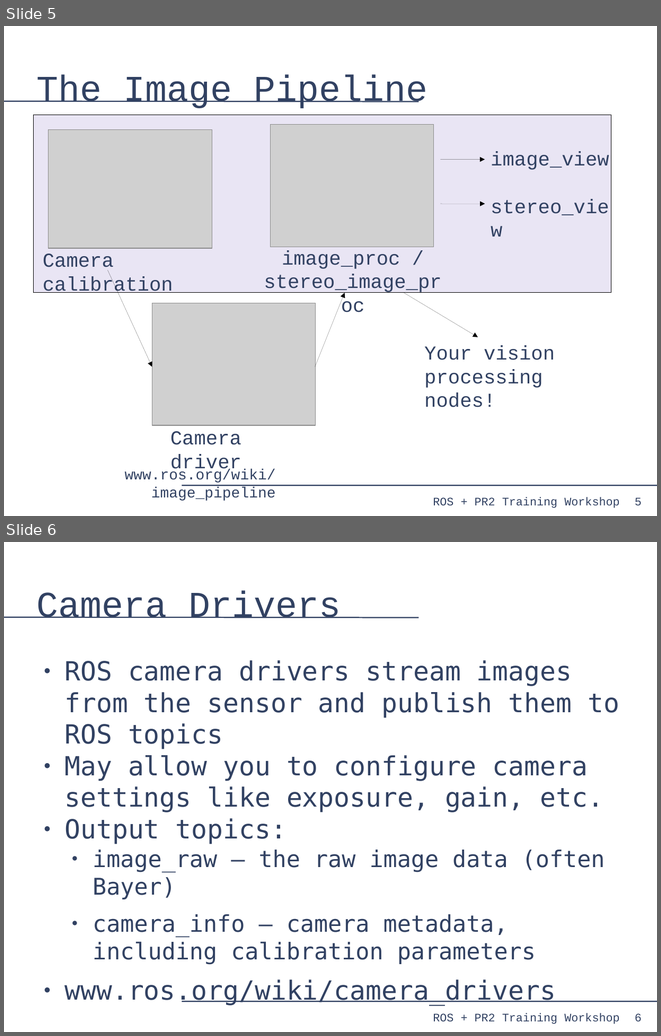
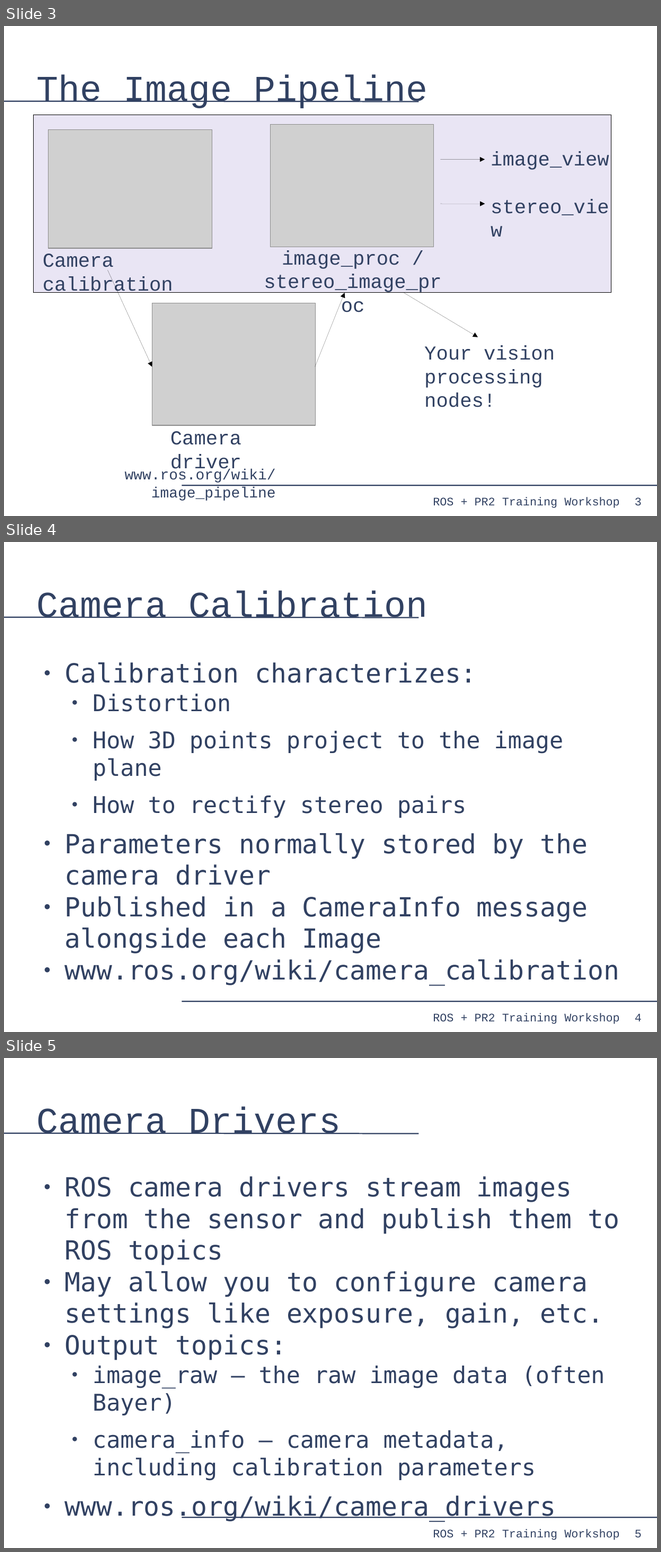
Before and after one commit to PR2/pr2_docs, a slide deck: pr2_training_workshop/processing_camera_data/slides.odp. Shown one above the other, each under a label of ours: slides 5 and 6 before the commit, slides 3, 4 and 5 after it. The pictures are 661x1036 and 661x1552 pixels, drawn with LibreOffice and Linux fonts; fonts in the diff are those of the drawing; grey boxes stand for pictures. Boxes give left, top, right and bottom in pixels: in the first picture for what was removed or moved away, otherwise in the second. Text is boxed around its words. In the diff, an @@ line names an element or a change of style, - is before the commit and + after.

Commit message:
processing_camera_data: Rearranged slides to follow image_pipeline data flow.

```diff
--- a/pr2_training_workshop/processing_camera_data/slides.odp
+++ b/pr2_training_workshop/processing_camera_data/slides.odp
@@ slide 4 added at (4,542,657,1032), background #FFFFFF; not listed: 4 template elements that a slide beside it also shows @@
@@ title added at (37,590,427,618), 44 pt, text #314162 @@
+Camera Calibration
@@ text added at (64,662,619,985), 32 pt, text #314162 @@
+● Calibration characterizes:
+  ● Distortion
+  ● How 3D points project to the image plane
+  ● How to rectify stereo pairs
+● Parameters normally stored by the camera driver
+● Published in a CameraInfo message alongside each Image
+● www.ros.org/wiki/camera_calibration
@@ what was slide 5 is now slide 3 @@
@@ page number at (635,497,642,506): text changed @@
-5
+3
@@ what was slide 6 is now slide 5 @@
@@ page number at (635,1529,642,1537): text changed @@
-6
+5
```
Also in this commit, not shown: 2 slides changed, 1 slide removed.
